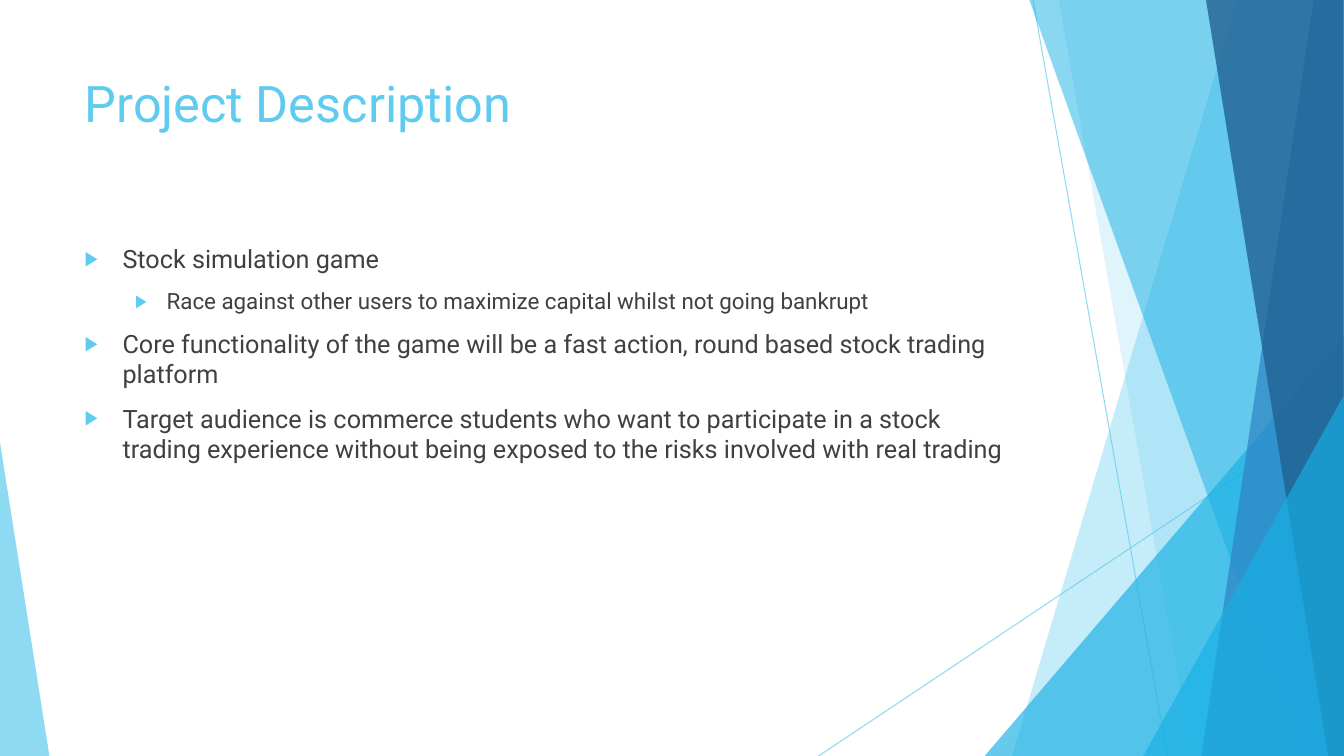
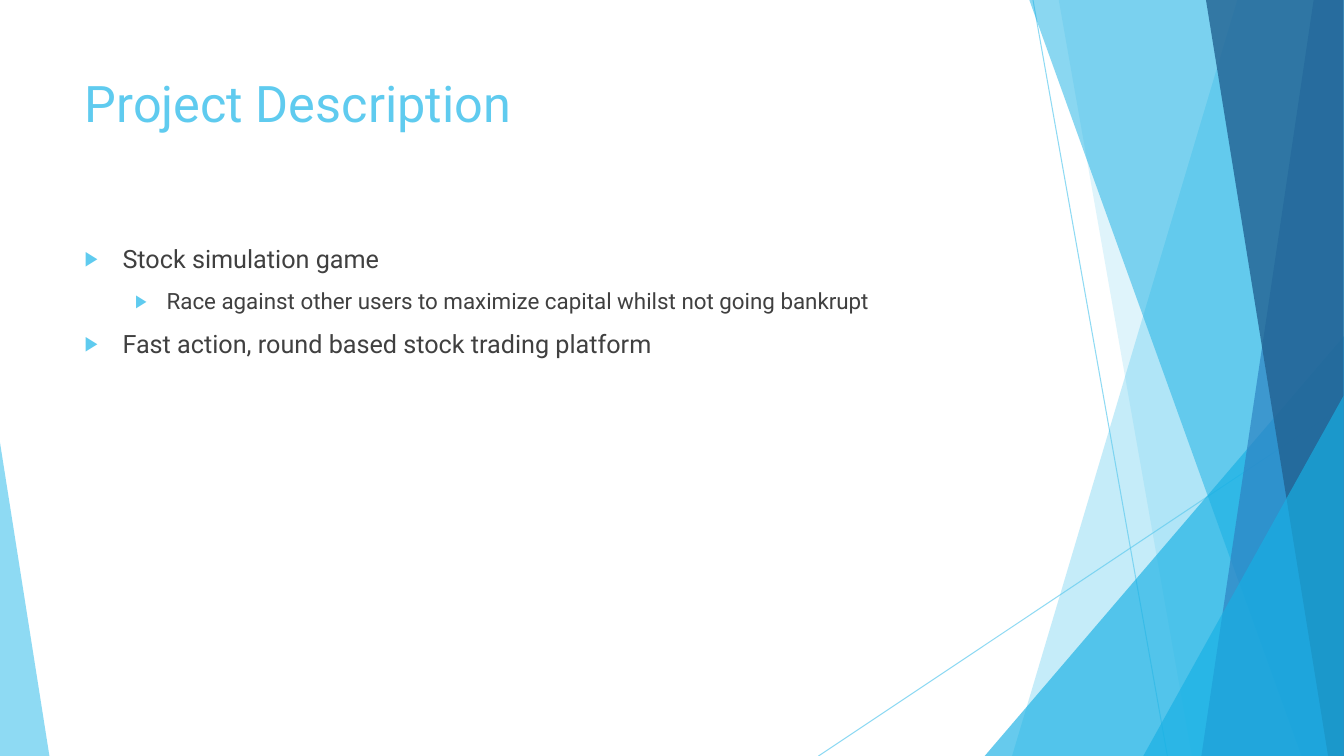
Before and after one commit to fazeelabbasi/CRASH, a slide deck: slide 2 of docs/CMPE 320 Final Group Presentation.pptx. Drawn at 1344x756 pixels with LibreOffice and Linux fonts; fonts in the diff are those of the drawing. Boxes give left, top, right and bottom in pixels: in the first picture for what was removed or moved away, otherwise in the second. Text is boxed around its words. In the diff, an @@ line names an element or a change of style, - is before the commit and + after.

```diff
--- a/docs/CMPE 320 Final Group Presentation.pptx
+++ b/docs/CMPE 320 Final Group Presentation.pptx
@@ text at <box>123,334,651,359</box>: text changed @@
-▶ Core functionality of the game will be a fast action, round based stock trading platform
-▶ Target audience is commerce students who want to participate in a stock trading experience without being exposed to the risks involved with real trading
+▶ Fast action, round based stock trading platform
```
Also in this commit, not shown: 5 other slides changed.
